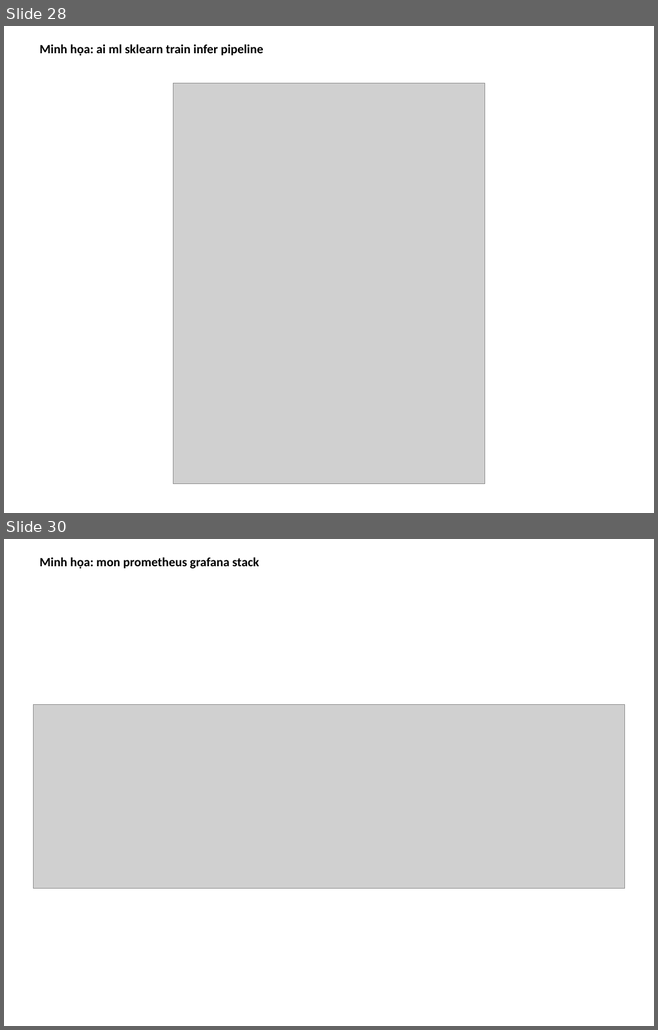
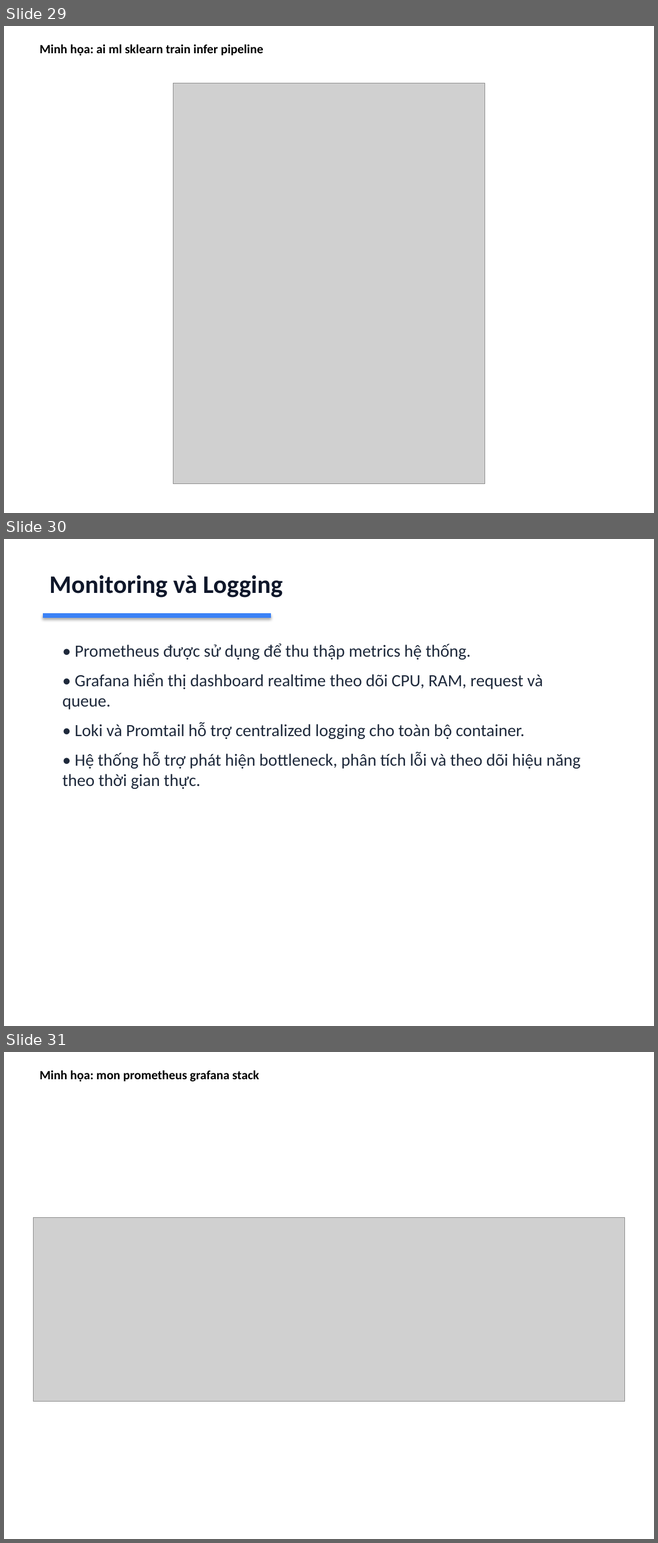
Before and after one commit to foxxiee04/Cab-Booking-System-Project, a slide deck: docs/Thesis-FoxGo-BaoCao.pptx. Shown one above the other, each under a label of ours: slides 28 and 30 before the commit, slides 29, 30 and 31 after it; the slides between them are not shown. The pictures are 658x1030 and 658x1543 pixels, drawn with LibreOffice and Linux fonts; fonts in the diff are those of the drawing; grey boxes stand for pictures. Boxes give left, top, right and bottom in pixels: in the first picture for what was removed or moved away, otherwise in the second. Text is boxed around its words. In the diff, an @@ line names an element or a change of style, - is before the commit and + after.

```diff
--- a/docs/Thesis-FoxGo-BaoCao.pptx
+++ b/docs/Thesis-FoxGo-BaoCao.pptx
@@ slide 30 added at (x1=4, y1=539, x2=654, y2=1026), background #FFFFFF @@
@@ text added at (x1=49, y1=575, x2=282, y2=598), 28 pt, text #0F172A, bold @@
+Monitoring và Logging
@@ rectangle added at (x1=43, y1=614, x2=270, y2=618), fill #3B82F6, outline #3B82F6 0.75 pt @@
@@ text added at (x1=63, y1=643, x2=581, y2=789), 19 pt, text #1E293B @@
+• Prometheus được sử dụng để thu thập metrics hệ thống.
+• Grafana hiển thị dashboard realtime theo dõi CPU, RAM, request và queue.
+• Loki và Promtail hỗ trợ centralized logging cho toàn bộ container.
+• Hệ thống hỗ trợ phát hiện bottleneck, phân tích lỗi và theo dõi hiệu năng theo thời gian thực.
@@ what was slide 28 is now slide 29 @@
@@ what was slide 30 is now slide 31 @@
```
Also in this commit, not shown: 1 slide changed, 10 other slides added, 8 slides removed, 1 other file.
